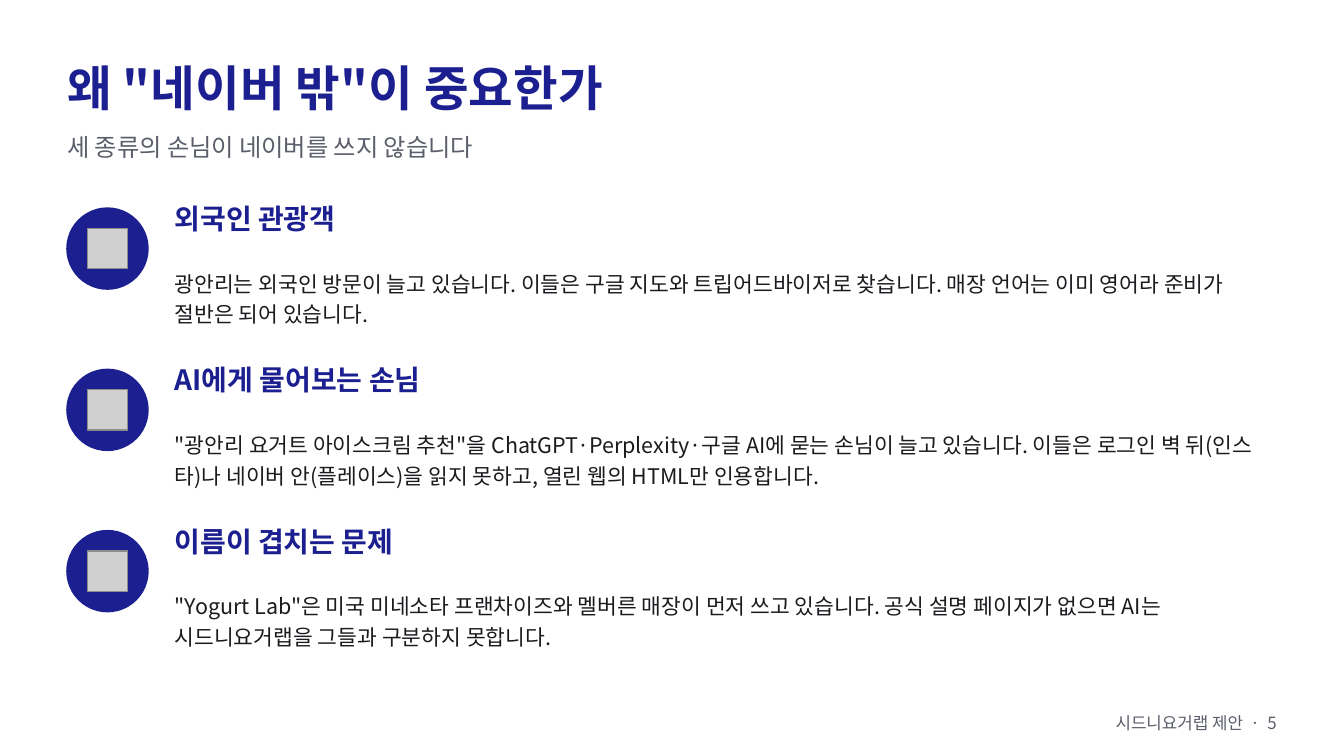
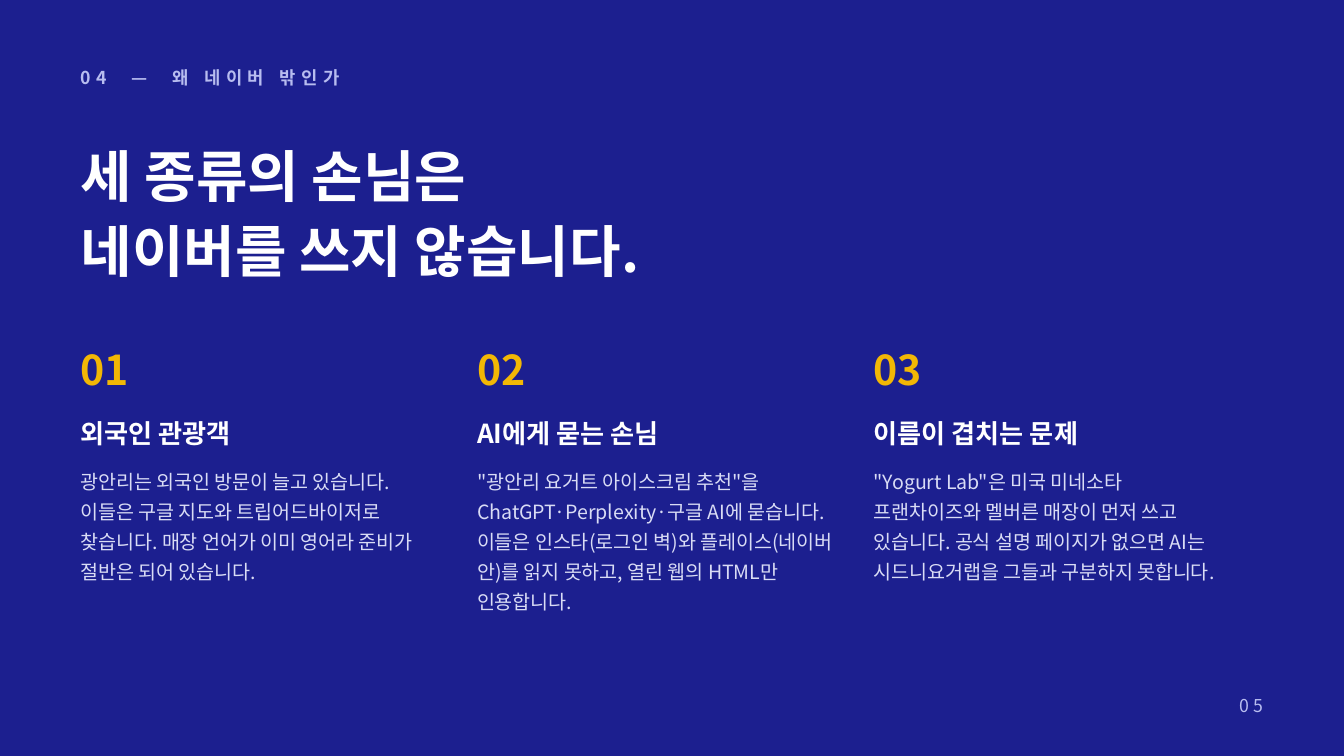
Before and after one commit to severaljama-hue/advertising-agency, a slide deck: slide 5 of docs/sydney-yogurt-lab/proposal.pptx. Drawn at 1344x756 pixels with LibreOffice and Linux fonts; fonts in the diff are those of the drawing; grey boxes stand for pictures. Boxes give left, top, right and bottom in pixels: in the first picture for what was removed or moved away, otherwise in the second. Text is boxed around its words. In the diff, an @@ line names an element or a change of style, - is before the commit and + after.

```diff
--- a/docs/sydney-yogurt-lab/proposal.pptx
+++ b/docs/sydney-yogurt-lab/proposal.pptx
@@ background #FFFFFF to #1C1F8F @@
@@ text at box(81, 69, 339, 86): text changed; size 26 to 9.5 pt; text colour #1C1F8F to #B8BDF0 @@
-왜 "네이버 밖"이 중요한가
+04 — 왜 네이버 밖인가
@@ text at box(81, 150, 639, 277): text changed; size 13 to 30 pt; text colour #5B5E6B to #FFFFFF; bold on @@
-세 종류의 손님이 네이버를 쓰지 않습니다
+세 종류의 손님은
+네이버를 쓰지 않습니다.
@@ ellipse removed at box(67, 208, 148, 289) @@
@@ picture removed at box(87, 228, 128, 269) @@
@@ text added at box(81, 354, 129, 386), 22 pt, text #F2B705, bold @@
+01
@@ text added at box(477, 354, 525, 386), 22 pt, text #F2B705, bold @@
+02
@@ text added at box(874, 354, 922, 386), 22 pt, text #F2B705, bold @@
+03
@@ ellipse removed at box(67, 370, 148, 450) @@
@@ text "외국인 관광객": place and size @@
-text "외국인 관광객" at box(175, 205, 335, 232)
+text "외국인 관광객" at box(81, 421, 231, 446)
@@ text "외국인 관광객" at box(81, 421, 231, 446): size 15 to 14 pt, text colour #1C1F8F to #FFFFFF @@
@@ picture removed at box(87, 390, 128, 430) @@
@@ text "이름이 겹치는 문제" at box(874, 421, 1078, 446): size 15 to 14 pt, text colour #1C1F8F to #FFFFFF @@
@@ text "이름이 겹치는 문제": place and size @@
-text "이름이 겹치는 문제" at box(175, 528, 394, 555)
+text "이름이 겹치는 문제" at box(874, 421, 1078, 446)
@@ text at box(477, 421, 659, 446): text changed; size 15 to 14 pt; text colour #1C1F8F to #FFFFFF @@
-AI에게 물어보는 손님
+AI에게 묻는 손님
@@ text at box(81, 473, 413, 581): text changed; size 11.5 to 10.5 pt; text colour #1B1B1F to #D9DCF5 @@
-광안리는 외국인 방문이 늘고 있습니다. 이들은 구글 지도와 트립어드바이저로 찾습니다. 매장 언어는 이미 영어라 준비가 절반은 되어 있습니다.
+광안리는 외국인 방문이 늘고 있습니다. 이들은 구글 지도와 트립어드바이저로 찾습니다. 매장 언어가 이미 영어라 준비가 절반은 되어 있습니다.
@@ text "광안리는 외국인 방문이 늘고 있습니다. ..." at box(81, 473, 413, 581): vertical alignment middle to top @@
@@ text ""광안리 요거트 아이스크림 추천"을 ChatGPT·Perplexity·구글 ..." at box(477, 473, 833, 611): vertical alignment middle to top @@
@@ text at box(477, 473, 833, 611): text changed; size 11.5 to 10.5 pt; text colour #1B1B1F to #D9DCF5 @@
-"광안리 요거트 아이스크림 추천"을 ChatGPT·Perplexity·구글 AI에 묻는 손님이 늘고 있습니다. 이들은 로그인 벽 뒤(인스타)나 네이버 안(플레이스)을 읽지 못하고, 열린 웹의 HTML만 인용합니다.
+"광안리 요거트 아이스크림 추천"을 ChatGPT·Perplexity·구글 AI에 묻습니다. 이들은 인스타(로그인 벽)와 플레이스(네이버 안)를 읽지 못하고, 열린 웹의 HTML만 인용합니다.
@@ text ""Yogurt Lab"은 미국 미네소타 프랜차이즈와 ...": place and size @@
-text ""Yogurt Lab"은 미국 미네소타 프랜차이즈와 ..." at box(175, 596, 1161, 647)
+text ""Yogurt Lab"은 미국 미네소타 프랜차이즈와 ..." at box(874, 473, 1215, 581)
@@ text ""Yogurt Lab"은 미국 미네소타 프랜차이즈와 ..." at box(874, 473, 1215, 581): size 11.5 to 10.5 pt, text colour #1B1B1F to #D9DCF5; line spacing 1.2 to 1.28; vertical alignment middle to top @@
@@ ellipse removed at box(67, 531, 148, 612) @@
@@ picture removed at box(87, 551, 128, 591) @@
@@ text removed at box(1116, 715, 1276, 731) @@
-시드니요거랩 제안 · 5
@@ text added at box(1240, 699, 1263, 712), 9.5 pt, text #B8BDF0 @@
+05
```
Also in this commit, not shown: 11 other slides changed.
